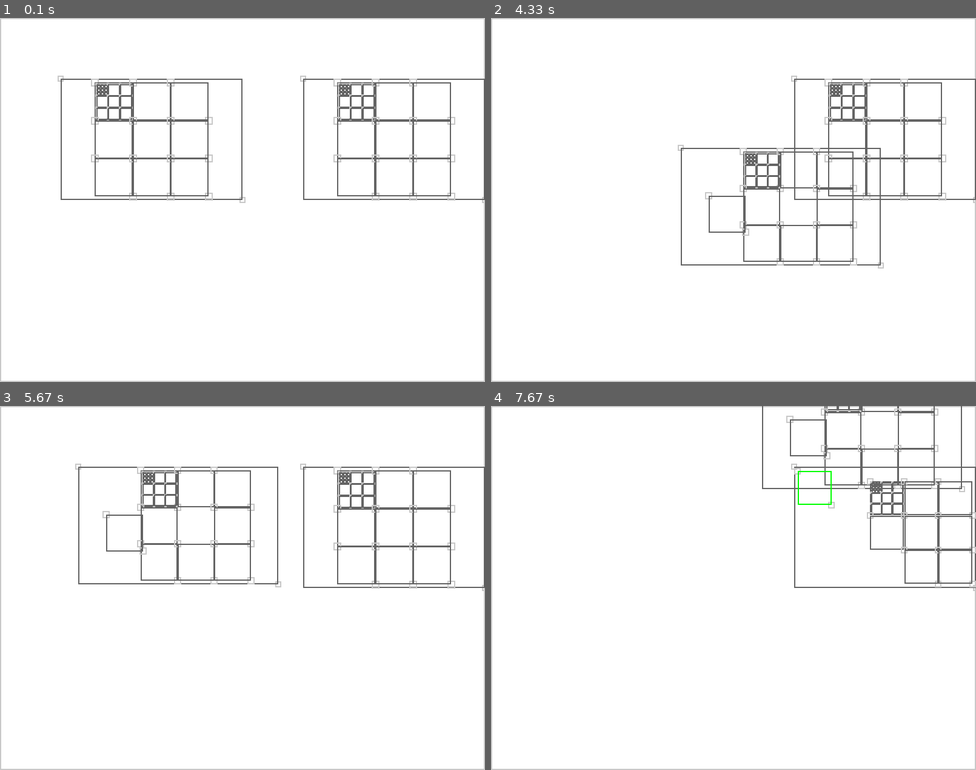
Above: before the commit, frames 1-4 (two rows, left to right).
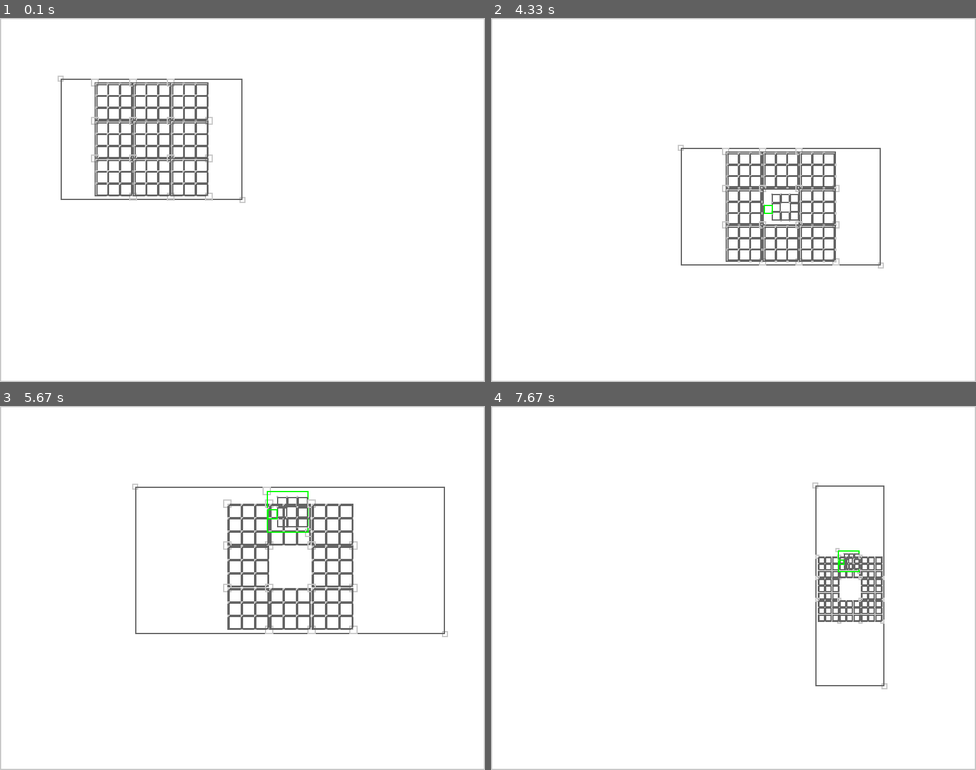
Above: after the commit, the same moments.

Repository: user45451/pygame-ui
Game: pygame game, started from main.py
Same seed, same stepped clock (60 frames per second), same inputs: the game is played once before the commit and once after it.
Inputs (mouse positions are in pixels of both pictures, inside the frame that each line leads up to):
- Up to frame 1 (0.1 s): no input
- Up to frame 2 (4.33 s): press the mouse at (641, 138) at 0.37 s; move the mouse to (612, 141) at 0.47 s; release the mouse at (583, 145) at 0.6 s; press the mouse at (549, 79) at 0.7 s; move the mouse to (660, 178) at 0.8 s; release the mouse at (772, 276) at 0.93 s; press the mouse at (772, 276) at 1.03 s; move the mouse to (718, 200) at 1.13 s; release the mouse at (665, 123) at 1.27 s; press the mouse at (665, 123) at 1.37 s; move the mouse to (675, 192) at 1.47 s; release the mouse at (685, 258) at 1.6 s; press the mouse at (733, 200) at 1.7 s; move the mouse to (675, 207) at 1.8 s; release the mouse at (617, 214) at 1.93 s; press the mouse at (617, 214) at 2.03 s; move the mouse to (617, 276) at 2.13 s; release the mouse at (617, 338) at 2.27 s; press the mouse at (617, 338) at 2.37 s; move the mouse to (597, 229) at 2.47 s; release the mouse at (578, 119) at 2.6 s; press the mouse at (685, 258) at 2.7 s; move the mouse to (733, 236) at 2.8 s; release the mouse at (782, 214) at 2.93 s; press the mouse at (578, 119) at 3.03 s; move the mouse to (670, 130) at 3.13 s; release the mouse at (767, 141) at 3.27 s; press the mouse at (782, 214) at 3.37 s; move the mouse to (675, 192) at 3.47 s; release the mouse at (573, 174) at 3.6 s; press the mouse at (573, 174) at 3.7 s; move the mouse to (626, 159) at 3.8 s; release the mouse at (680, 149) at 3.93 s; press the mouse at (767, 141) at 4.03 s; move the mouse to (825, 203) at 4.13 s; release the mouse at (879, 265) at 4.27 s
- Up to frame 3 (5.67 s): press the mouse at (291, 595) at 4.37 s; move the mouse to (291, 573) at 4.47 s; release the mouse at (286, 555) at 4.6 s; press the mouse at (189, 537) at 4.7 s; move the mouse to (179, 504) at 4.8 s; release the mouse at (174, 475) at 4.93 s; press the mouse at (281, 562) at 5.03 s; move the mouse to (310, 555) at 5.13 s; release the mouse at (334, 544) at 5.27 s; press the mouse at (227, 453) at 5.37 s; move the mouse to (179, 471) at 5.47 s; release the mouse at (135, 486) at 5.6 s
- Up to frame 4 (7.67 s): press the mouse at (782, 558) at 5.7 s; move the mouse to (796, 620) at 5.8 s; release the mouse at (811, 682) at 5.93 s; press the mouse at (811, 682) at 6.03 s; move the mouse to (752, 591) at 6.13 s; release the mouse at (699, 500) at 6.27 s; press the mouse at (544, 427) at 6.37 s; move the mouse to (583, 504) at 6.47 s; release the mouse at (621, 580) at 6.6 s; press the mouse at (621, 580) at 6.7 s; move the mouse to (718, 533) at 6.8 s; release the mouse at (815, 486) at 6.93 s; press the mouse at (854, 577) at 7.03 s; move the mouse to (820, 540) at 7.13 s; release the mouse at (791, 507) at 7.27 s; press the mouse at (791, 507) at 7.37 s; move the mouse to (835, 595) at 7.47 s; release the mouse at (883, 686) at 7.6 s

The runs differ from the first frame. In frame 1, 3.6% of the frame differs, in the area x 19-100%, y 15-51%; in frame 2, 5.0%; in frame 3, 7.2%, in the area x 15-100%, y 15-64%; in frame 4, 4.4%.

Commit message:
main.py
编写新的生成嵌套展示效果

Diff:
--- a/main.py
+++ b/main.py
@@ -14,6 +14,14 @@
 BLUE = (0, 0, 255)
 GRAY = (200, 200, 200)
 
+# 定义按钮点击事件函数
+def button1_action():
+    print('按钮1被点击')
+
+def button2_action():
+    print('按钮2被点击')
+
+
 # 主循环
 running = True
 root_ui = ui(0, 0, width, height)
@@ -21,20 +29,18 @@
 
 
 # 修改主循环以使用窗口类
-# 生成2个根节点窗口
-for i in range(2):
-    outer_window = Window(100 + i * 400, 100, 300, 200)
-    # 嵌套生成4层窗口
-    parent_window = outer_window
-    for level in range(3):
-        new_children = []
-        for j in range(3):
-            for k in range(3):
-                inner_window = Window(100 + j * 50, 100 + k * 50, 50, 50)
-                parent_window.add_child(inner_window)
-                new_children.append(inner_window)
-        parent_window = new_children[0] if new_children else parent_window
-    root_ui.add_child(outer_window)
+outer_window = Window(100, 100, 300, 200)
+# 每个窗口内部生成窗口阵列
+def generate(root_window, level):
+    for j in range(3):
+        for k in range(3):
+            inner_window = Window(100 + j * 50, 100 + k * 50, 50, 50)
+            if level - 1 > 0:
+                generate(inner_window, level - 1)
+            root_window.add_child(inner_window)
+root_ui.add_child(outer_window)
+
+generate(outer_window, 2)
 
 
 while running:
